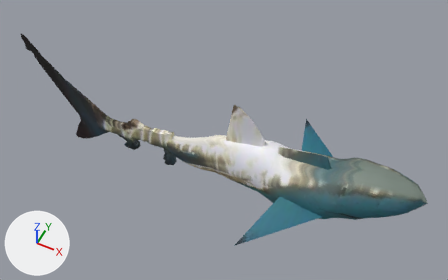
Renders of the glTF model public/aqua/models/fish/juv_galapagos_shark.glb from each side of a commit.
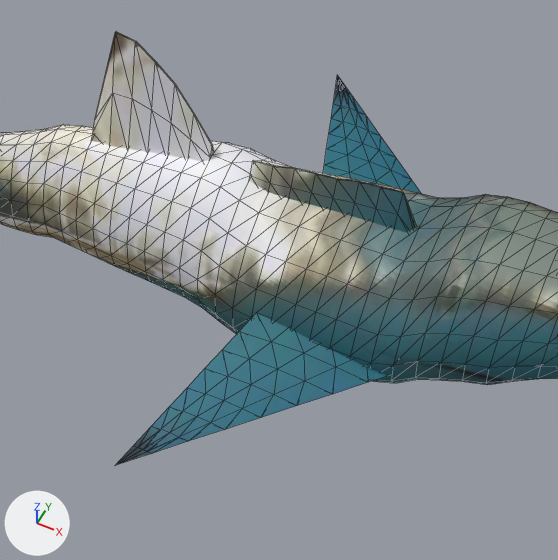
Each version is shown whole from a camera (50 mm lens) standing at (2787.539, -1.665, -260.185) and looking at (2786.68, 0.053, -262.332), then close up on the part from 44% to 84% of the width and 34% to 99% of the height. The lights are fixed; the arrows at lower left show +X, +Y and +Z. The older version's two pictures come first. The close-ups show mesh edges as thin lines. Vertices at exactly the same position are counted once.

The first close-up shows 'juv_galapagos_shark'.
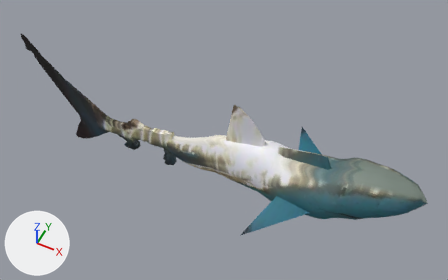
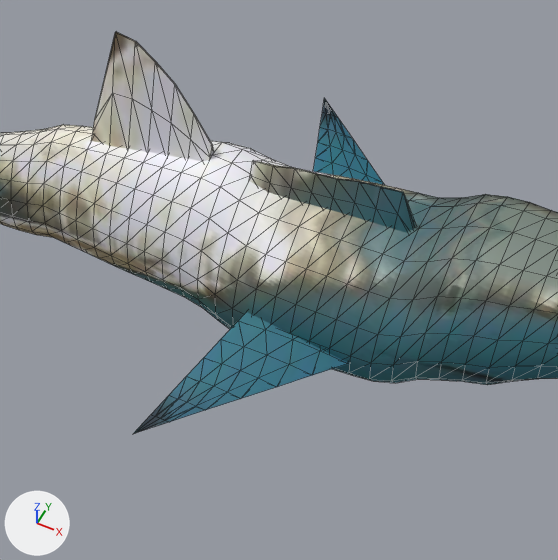
Where the change shows, as pixel boxes (x1, y1, x2, y2) in the close-ups (558 x 560 px; the box of a moved part takes in the faces that stretch with it):
'juv_galapagos_shark', reshaped: before (0, 32, 558, 465); after (0, 32, 558, 434)
part 1 of me_juv_galapagos_shark, moved or reshaped: before (323, 75, 421, 193); after (313, 98, 384, 185)
part 2 of me_juv_galapagos_shark, moved or reshaped: before (116, 313, 389, 465); after (133, 312, 349, 434)

The change, as a list of edits to the scene's bpy script:
```text
Change me_juv_galapagos_shark:
    used by ob_juv_galapagos_shark; location = (0.0, 0.0, 0.0)
    remove me_juv_galapagos_shark.from_pydata(...)  # 1046 vertices, 1998 faces; spans x 2785.63..2787.61, y -0.41..0.41, z -262.68..-262.02
    add me_juv_galapagos_shark.from_pydata(...)  # 1046 vertices, 1998 faces; spans x 2785.63..2787.61, y -0.35..0.35, z -262.68..-262.02
    me_juv_galapagos_shark part 1: the loose piece of 65 vertices spanning x 2786.95..2787.26, y 0.12..0.41, z -262.39..-262.34 is moved by (0.0, -0.06, 0.0)
    me_juv_galapagos_shark part 2: the loose piece of 65 vertices spanning x 2786.95..2787.26, y -0.41..-0.12, z -262.39..-262.34 is moved by (0.0, 0.06, 0.0)
```
